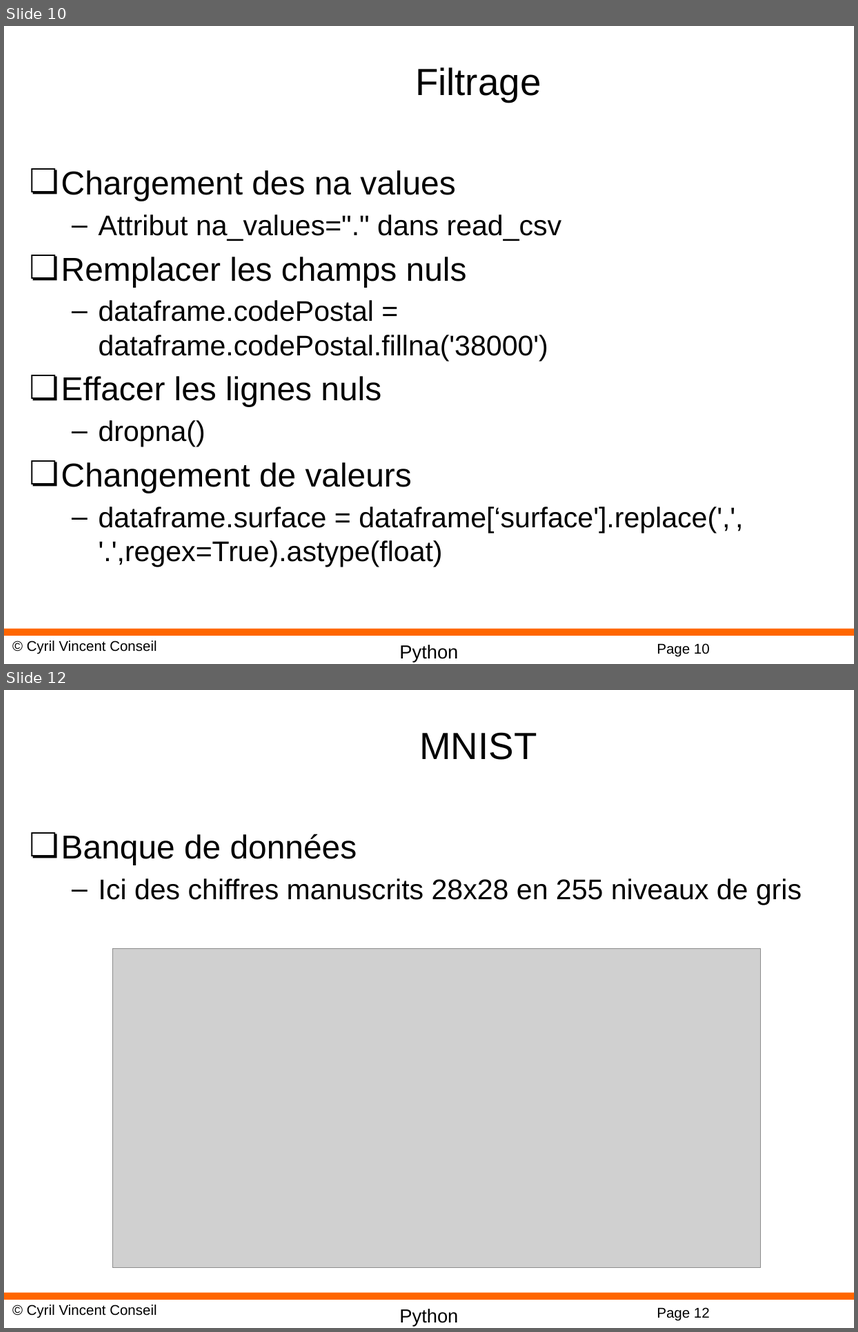
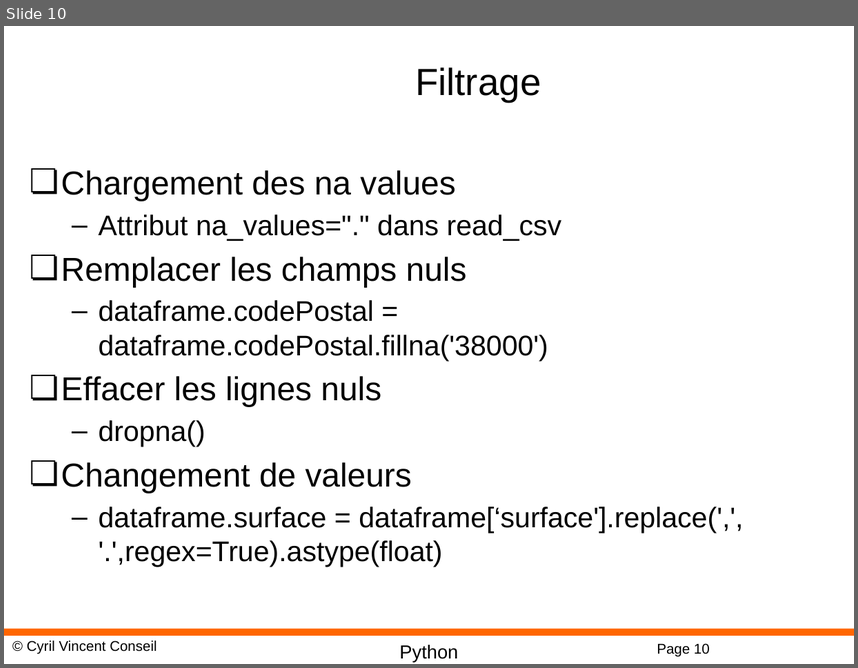
Before and after one commit to cyrilvincent/math, a slide deck: ppt/PythonMath11-Pandas.pptx. Shown one above the other, each under a label of ours: slides 10 and 12 before the commit, slide 10 after it; the slides between them are not shown. The pictures are 858x1332 and 858x668 pixels, drawn with LibreOffice and Linux fonts; fonts in the diff are those of the drawing; grey boxes stand for pictures; background and template pictures are left out. Boxes give left, top, right and bottom in pixels: in the first picture for what was removed or moved away, otherwise in the second. Text is boxed around its words. In the diff, an @@ line names an element or a change of style, - is before the commit and + after.

```diff
--- a/ppt/PythonMath11-Pandas.pptx
+++ b/ppt/PythonMath11-Pandas.pptx
@@ slide 12 removed at [4,690,854,1328], background #FFFFFF; not listed: 4 template elements that a slide beside it also shows @@
@@ title removed at [419,732,537,760] @@
-MNIST
@@ text removed at [61,834,802,905] @@
-❏ Banque de données
-  – Ici des chiffres manuscrits 28x28 en 255 niveaux de gris
@@ picture removed at [113,949,760,1268] @@
```
Also in this commit, not shown: 1 slide changed, 1 other slide removed, 3 other files.
